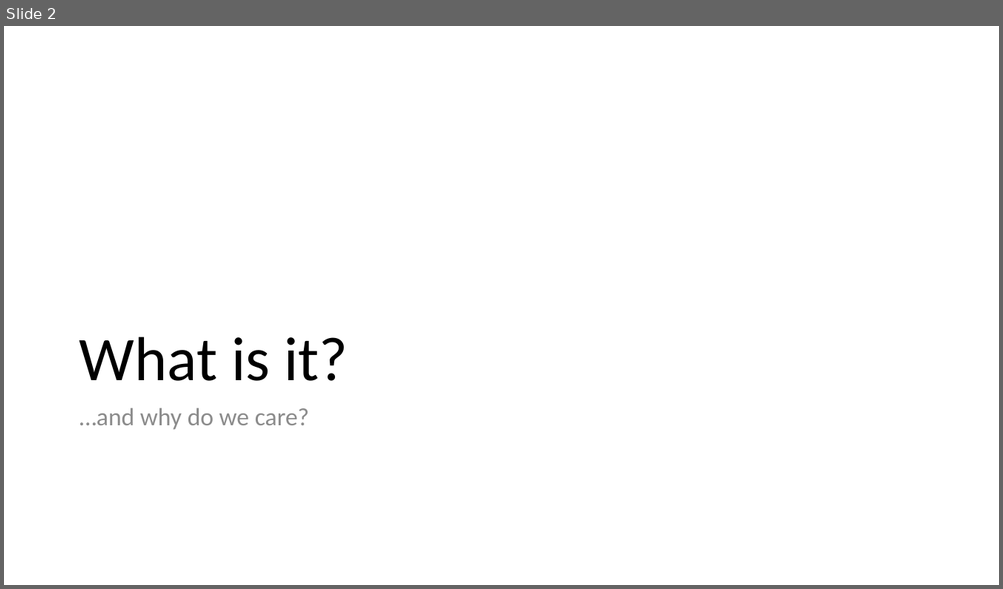
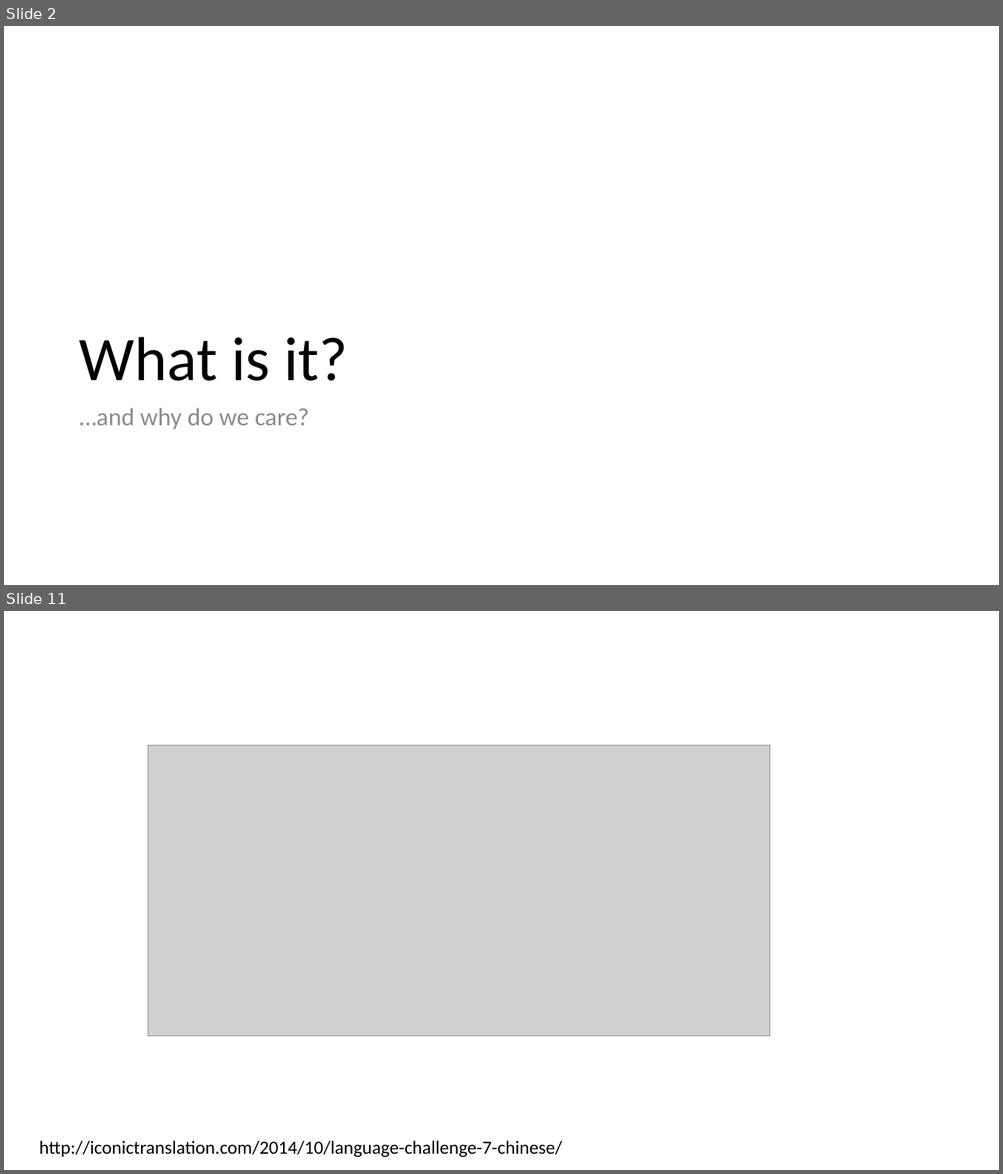
Before and after one commit to cchen23/AI4ALL_NLP, a slide deck: splash_slides.pptx. Shown one above the other, each under a label of ours: slide 2 before the commit, slides 2 and 11 after it; the slides between them are not shown. The pictures are 1003x589 and 1003x1174 pixels, drawn with LibreOffice and Linux fonts; fonts in the diff are those of the drawing; grey boxes stand for pictures. Boxes give left, top, right and bottom in pixels: in the first picture for what was removed or moved away, otherwise in the second. Text is boxed around its words. In the diff, an @@ line names an element or a change of style, - is before the commit and + after.

```diff
--- a/splash_slides.pptx
+++ b/splash_slides.pptx
@@ slide 11 added at box(4, 611, 999, 1170), background #FFFFFF @@
@@ picture added at box(148, 745, 769, 1037) @@
@@ text added at box(40, 1141, 562, 1158), 18 pt, text #000000 @@
+http://iconictranslation.com/2014/10/language-challenge-7-chinese/
```
Also in this commit, not shown: 22 other slides added.
